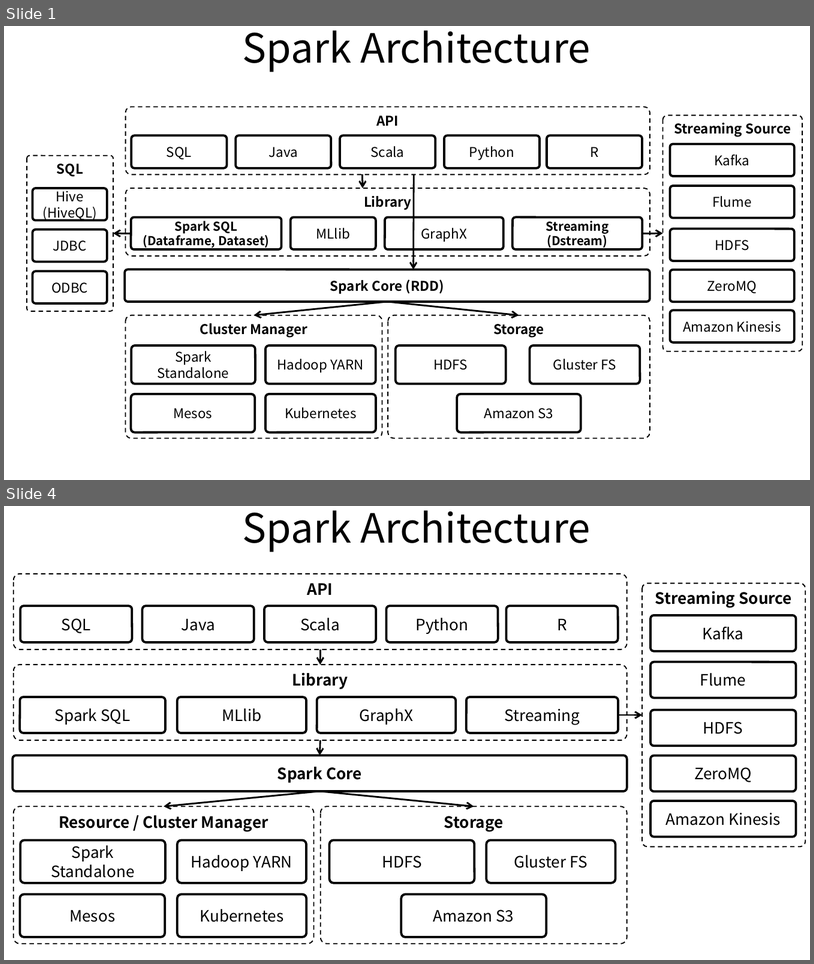
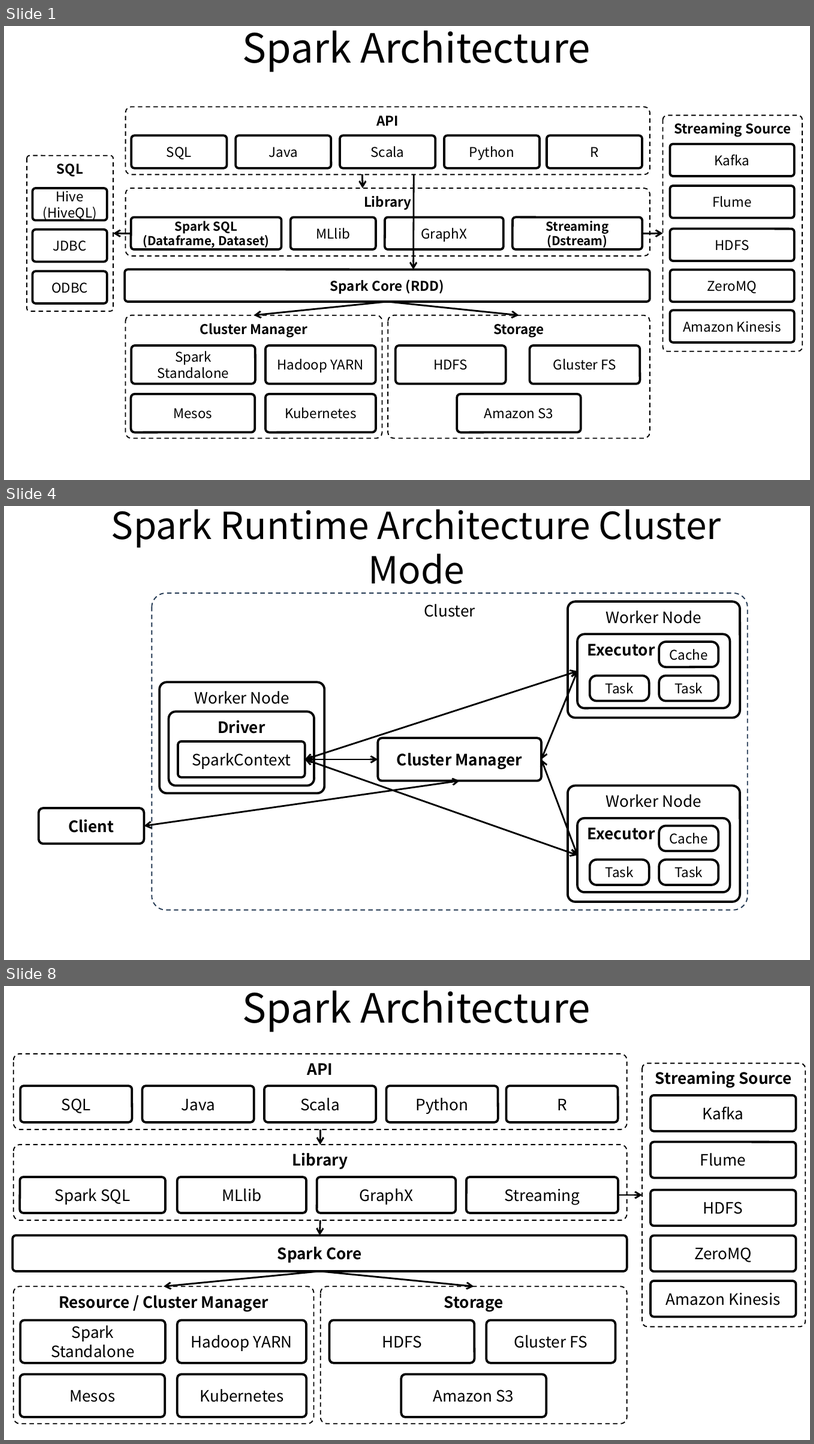
Before and after one commit to ssup2/blog-software, a slide deck: content/docs/theory-analysis/spark-architecture/images/images.pptx. Shown one above the other, each under a label of ours: slides 1 and 4 before the commit, slides 1, 4 and 8 after it; the slides between them are not shown. The pictures are 814x964 and 814x1444 pixels, drawn with LibreOffice and Linux fonts; fonts in the diff are those of the drawing. Boxes give left, top, right and bottom in pixels: in the first picture for what was removed or moved away, otherwise in the second. Text is boxed around its words. In the diff, an @@ line names an element or a change of style, - is before the commit and + after.

```diff
--- a/content/docs/theory-analysis/spark-architecture/images/images.pptx
+++ b/content/docs/theory-analysis/spark-architecture/images/images.pptx
@@ slide 4 added at (4, 506, 810, 960), background #FFFFFF @@
@@ text added at (111, 509, 722, 593), 33.3 pt, text #000000 @@
+Spark Runtime Architecture Cluster Mode
@@ rounded rectangle added at (152, 593, 747, 910), outline #233953 1 pt dashed, 14 pt, text #000000 @@
+Cluster
@@ rounded rectangle added at (567, 601, 740, 717), fill #FFFFFF, outline #000000 2 pt, 14 pt, text #000000 @@
+Worker Node
@@ rounded rectangle added at (578, 634, 730, 708), fill #FFFFFF, outline #000000 2 pt, 14 pt, text #000000, bold @@
+Executor
@@ rounded rectangle added at (660, 642, 719, 666), fill #FFFFFF, outline #000000 2 pt, 12 pt, text #000000 @@
+Cache
@@ rounded rectangle added at (159, 682, 325, 793), fill #FFFFFF, outline #000000 2 pt, 14 pt, text #000000 @@
+Worker Node
@@ double arrow added from (305, 759) to (578, 672), #000000 1.5 pt @@
@@ double arrow added from (542, 759) to (578, 672), #000000 1.5 pt @@
@@ rounded rectangle added at (590, 675, 650, 700), fill #FFFFFF, outline #000000 2 pt, 12 pt, text #000000 @@
+Task
@@ rounded rectangle added at (660, 675, 719, 700), fill #FFFFFF, outline #000000 2 pt, 12 pt, text #000000 @@
+Task
@@ rounded rectangle added at (168, 712, 314, 786), fill #FFFFFF, outline #000000 2 pt, 14 pt, text #000000, bold @@
+Driver
@@ rounded rectangle added at (378, 738, 542, 780), fill #FFFFFF, outline #000000 2 pt, 14 pt, text #000000, bold @@
+Cluster Manager
@@ rounded rectangle added at (178, 741, 306, 777), fill #FFFFFF, outline #000000 2 pt, 14 pt, text #000000 @@
+SparkContext
@@ double arrow added from (305, 759) to (378, 759), #000000 1.5 pt @@
@@ double arrow added from (305, 759) to (578, 855), #000000 1.5 pt @@
@@ double arrow added from (542, 759) to (578, 855), #000000 1.5 pt @@
@@ double arrow added from (144, 825) to (459, 780), #000000 1.5 pt @@
@@ rounded rectangle added at (567, 785, 740, 901), fill #FFFFFF, outline #000000 2 pt, 14 pt, text #000000 @@
+Worker Node
@@ rounded rectangle added at (39, 808, 144, 843), fill #FFFFFF, outline #000000 2 pt, 14 pt, text #000000, bold @@
+Client
@@ rounded rectangle added at (578, 818, 730, 892), fill #FFFFFF, outline #000000 2 pt, 14 pt, text #000000, bold @@
+Executor
@@ rounded rectangle added at (660, 825, 719, 850), fill #FFFFFF, outline #000000 2 pt, 12 pt, text #000000 @@
+Cache
@@ rounded rectangle added at (590, 859, 650, 884), fill #FFFFFF, outline #000000 2 pt, 12 pt, text #000000 @@
+Task
@@ rounded rectangle added at (660, 859, 719, 884), fill #FFFFFF, outline #000000 2 pt, 12 pt, text #000000 @@
+Task
@@ what was slide 4 is now slide 8 @@
```
Also in this commit, not shown: 1 slide changed, 3 other slides added, 5 other files.
